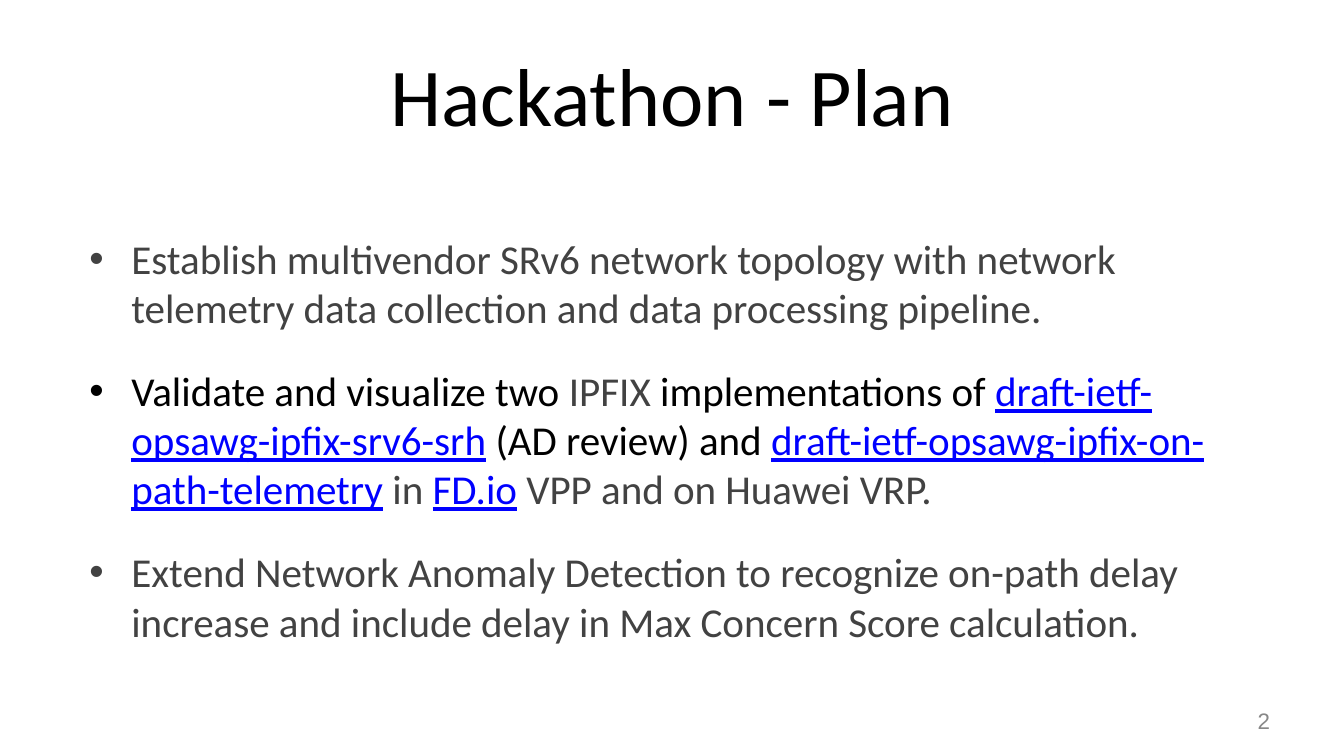
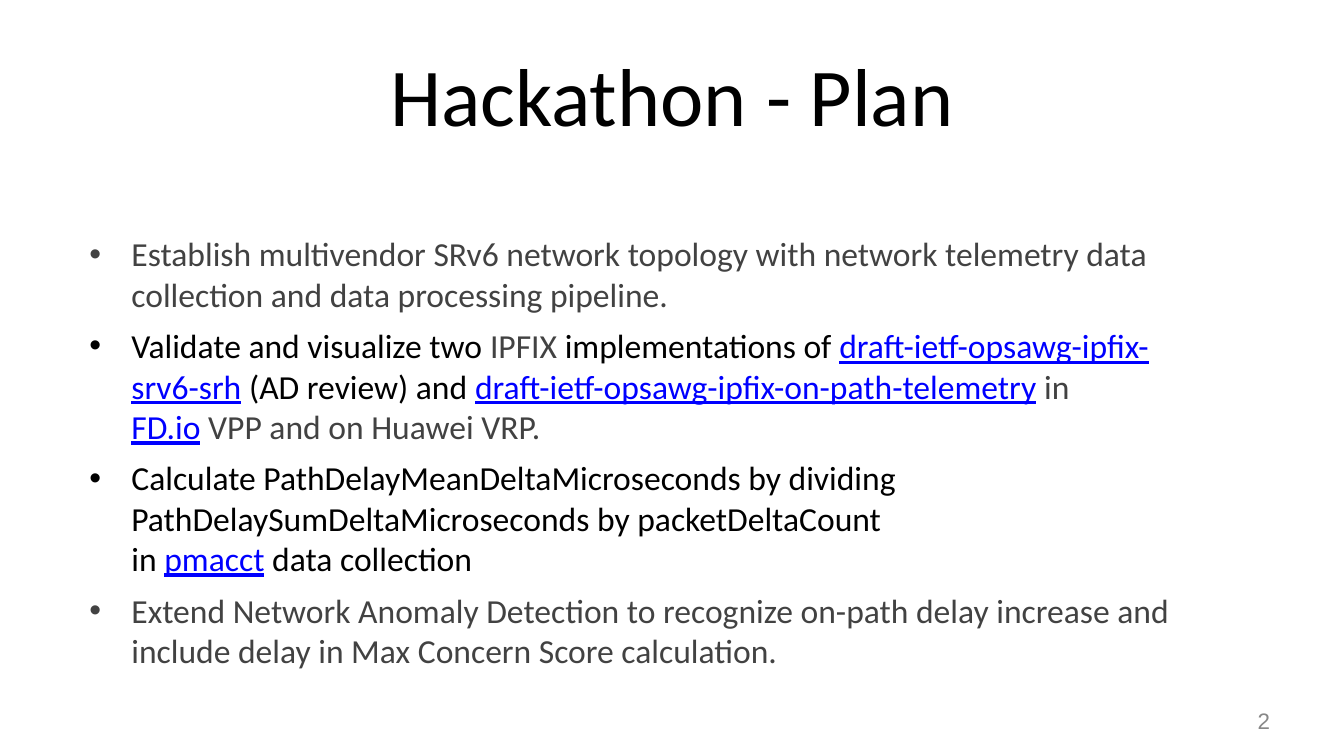
Before and after one commit to IETF-Hackathon/ietf116-project-presentations, a slide deck: slide 2 of ietf-116-hackathon-srv6-on-path-delay-anomaly-detection.pptx. Drawn at 1344x756 pixels with LibreOffice and Linux fonts; fonts in the diff are those of the drawing. Boxes give left, top, right and bottom in pixels: in the first picture for what was removed or moved away, otherwise in the second. Text is boxed around its words. In the diff, an @@ line names an element or a change of style, - is before the commit and + after.

Commit message:
SRv6 On-Path Delay with Anomaly Detection
SRv6 On-Path Delay Measurement with Anomaly Detection

```diff
--- a/ietf-116-hackathon-srv6-on-path-delay-anomaly-detection.pptx
+++ b/ietf-116-hackathon-srv6-on-path-delay-anomaly-detection.pptx
@@ text at <box>131,242,1168,669</box>: size 22 to 18 pt in "Establish multivendor SRv6 network topology with network ...", "Validate and visualize two IPFIX implementations of ...", "Extend Network Anomaly Detection to recognize on-path ..."; less space between paragraphs @@
@@ text at <box>131,466,896,577</box>: paragraph added @@
+• Calculate PathDelayMeanDeltaMicroseconds by dividing PathDelaySumDeltaMicroseconds by packetDeltaCount
+  in pmacct data collection
```
Also in this commit, not shown: 1 other slide changed, 1 slide added, 1 other file.
